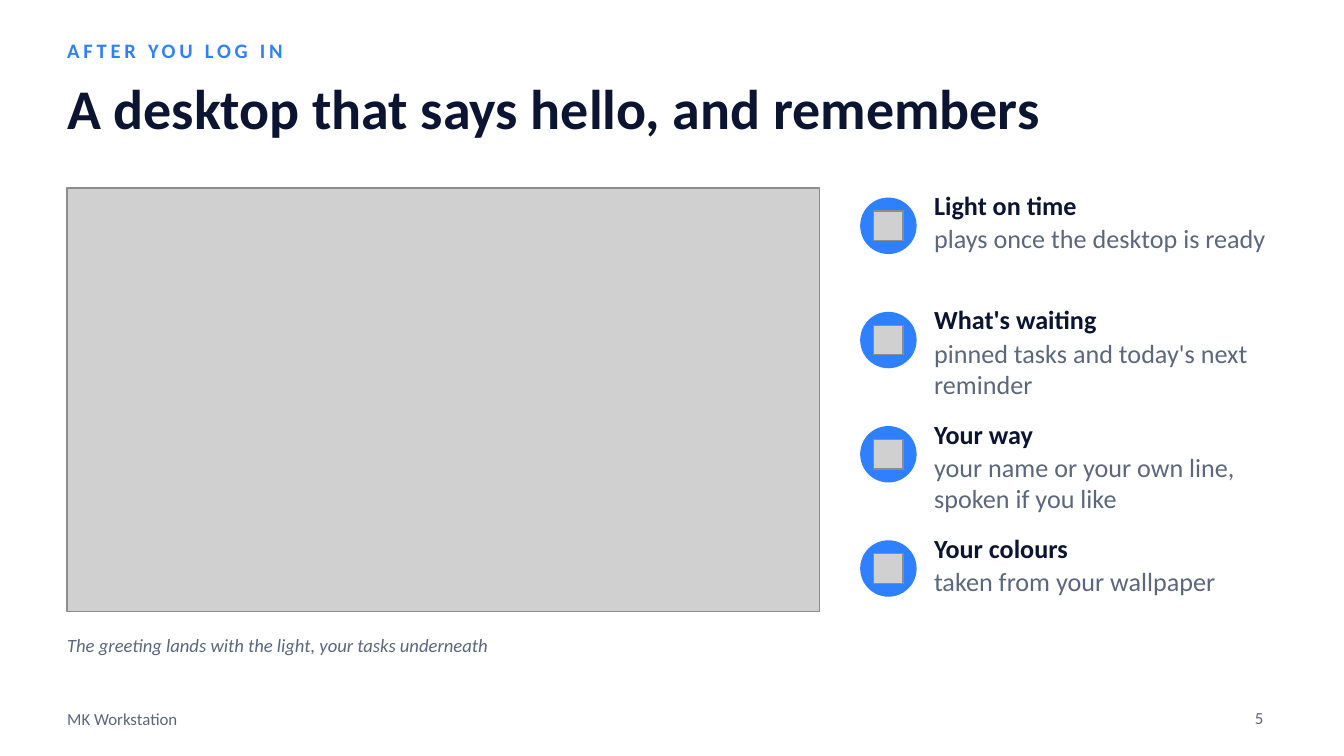
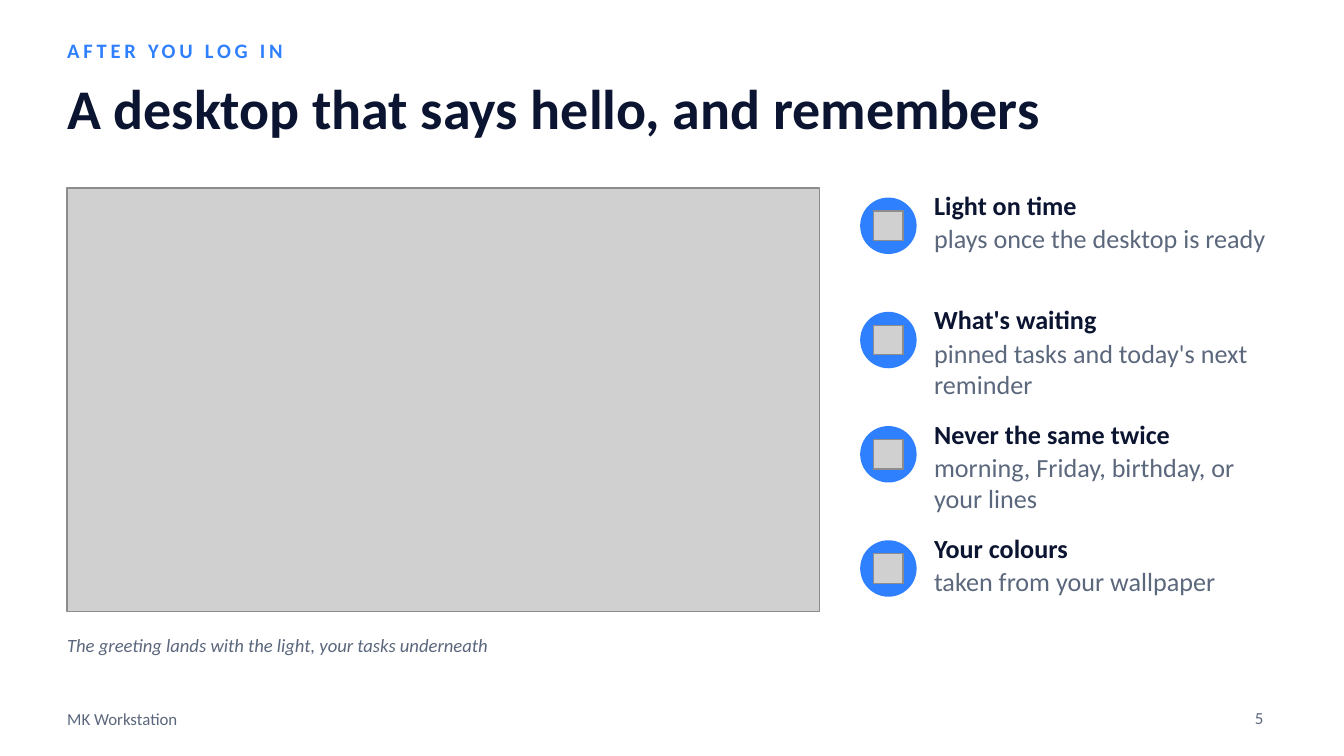
Before and after one commit to MehulK-techie/fedora-workstation-config, a slide deck: slide 5 of docs/MK-Workstation-Overview.pptx. Drawn at 1344x756 pixels with LibreOffice and Linux fonts; fonts in the diff are those of the drawing; grey boxes stand for pictures. Boxes give left, top, right and bottom in pixels: in the first picture for what was removed or moved away, otherwise in the second. Text is boxed around its words. In the diff, an @@ line names an element or a change of style, - is before the commit and + after.

```diff
--- a/docs/MK-Workstation-Overview.pptx
+++ b/docs/MK-Workstation-Overview.pptx
@@ text at <box>934,425,1234,512</box>: text changed @@
-Your way
-your name or your own line, spoken if you like
+Never the same twice
+morning, Friday, birthday, or your lines
```
Also in this commit, not shown: 4 other slides changed, 13 other files.
